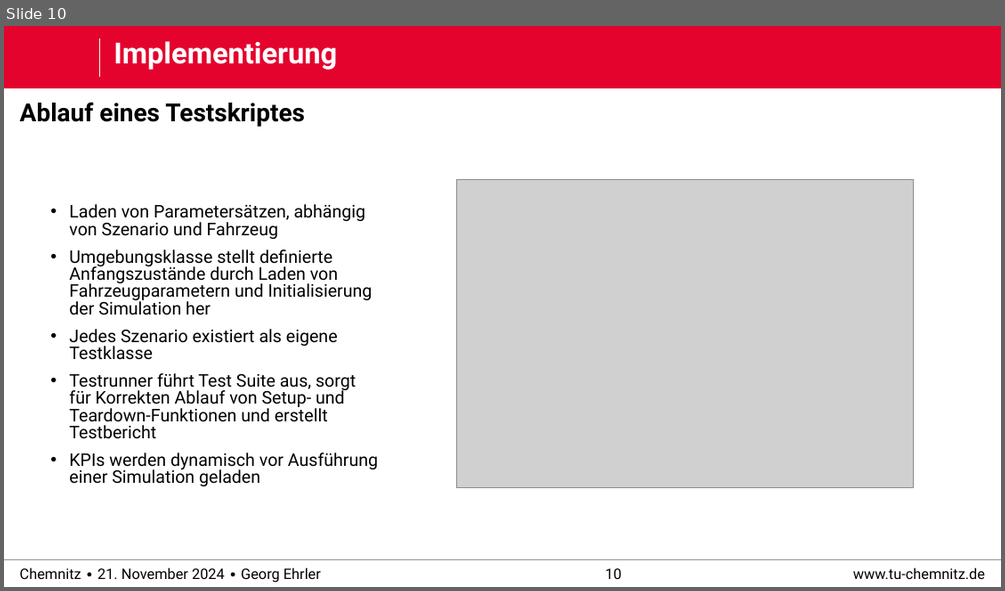
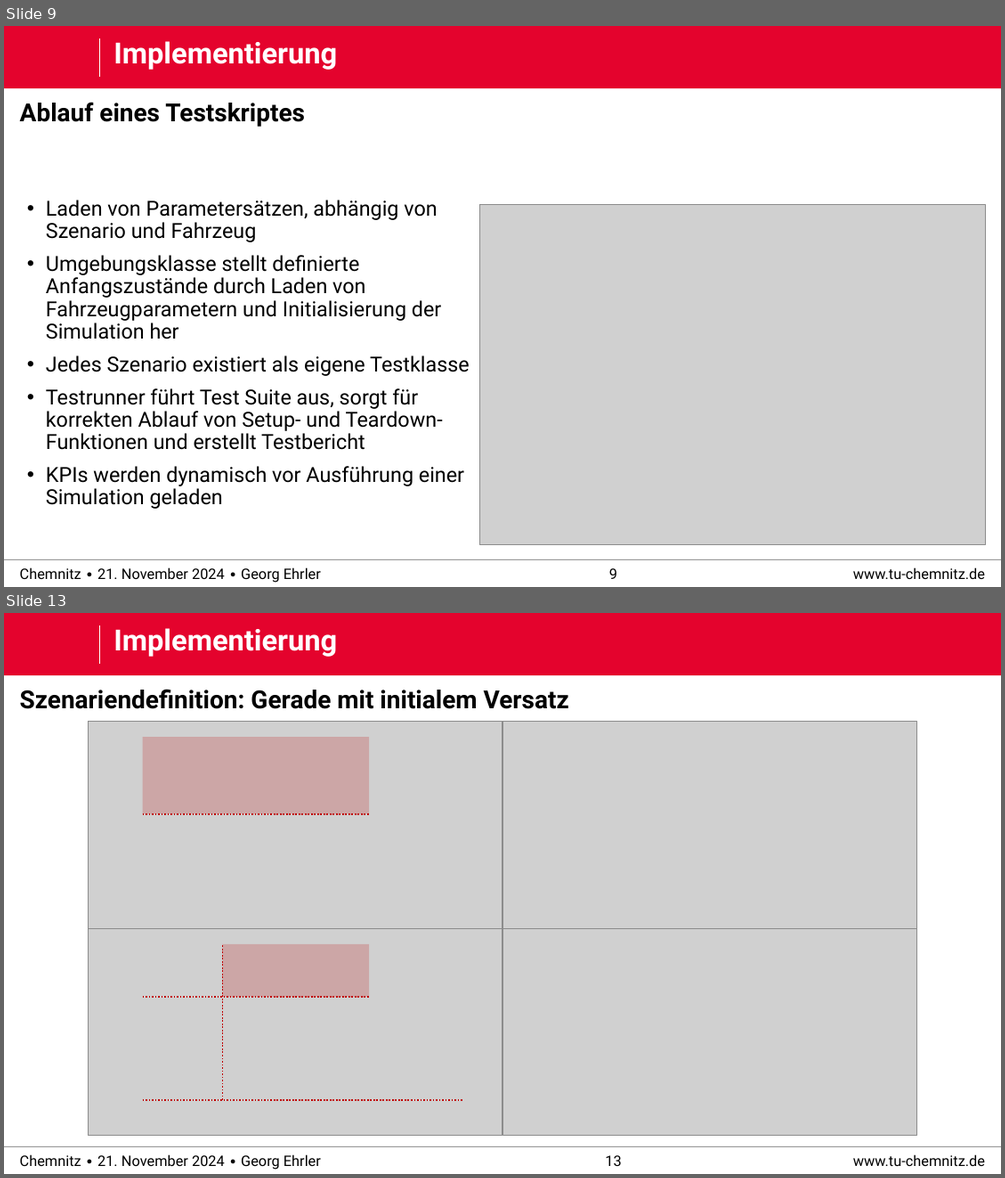
Before and after one commit to derEhrler/ACSDthesis_edited, a slide deck: defense/praktikum_defense.pptx. Shown one above the other, each under a label of ours: slide 10 before the commit, slides 9 and 13 after it; the slides between them are not shown. The pictures are 1005x591 and 1005x1178 pixels, drawn with LibreOffice and Linux fonts; fonts in the diff are those of the drawing; grey boxes stand for pictures; background and template pictures are left out. Boxes give left, top, right and bottom in pixels: in the first picture for what was removed or moved away, otherwise in the second. Text is boxed around its words. In the diff, an @@ line names an element or a change of style, - is before the commit and + after.

Commit message:
Version: test zu moreno

```diff
--- a/defense/praktikum_defense.pptx
+++ b/defense/praktikum_defense.pptx
@@ slide 13 added at [4, 613, 1001, 1174], background #FFFFFF; not listed: 6 template elements that a slide beside it also shows @@
@@ title added at [113, 628, 337, 657], 28 pt, text #FFFFFF, bold @@
+Implementierung
@@ text added at [20, 689, 569, 709], 24 pt, text #000000, bold @@
+Szenariendefinition: Gerade mit initialem Versatz
@@ picture added at [89, 721, 502, 928] @@
@@ rectangle added at [142, 737, 369, 814], fill #C00000 at 20% opacity @@
@@ picture added at [502, 721, 917, 928] @@
@@ line added from (142, 814) to (369, 814), #C00000 1.5 pt dashed @@
@@ picture added at [89, 929, 502, 1135] @@
@@ picture added at [502, 929, 917, 1135] @@
@@ line added from (222, 1100) to (222, 944), #C00000 1.5 pt dashed @@
@@ rectangle added at [222, 944, 369, 997], fill #C00000 at 20% opacity @@
@@ line added from (142, 997) to (369, 997), #C00000 1.5 pt dashed @@
@@ line added from (142, 1100) to (463, 1100), #C00000 1.5 pt dashed @@
@@ what was slide 10 is now slide 9 @@
@@ slide 9 changed as well @@
@@ text "Laden von Parametersätzen, abhängig von ...": place and size @@
-text "Laden von Parametersätzen, abhängig von ..." at [69, 204, 378, 486]
+text "Laden von Parametersätzen, abhängig von ..." at [46, 200, 469, 508]
@@ text at [46, 200, 469, 508]: size 16.8 to 20 pt, bold off in "Laden von Parametersätzen, abhängig von Szenario und ...", "Umgebungsklasse stellt definierte Anfangszustände durch Lade ...", "Jedes Szenario existiert als eigene Testklasse", "KPIs werden dynamisch vor Ausführung einer Simulation ..."; bullet none to •; line spacing 0.82 to 0.9 @@
@@ picture: place and size @@
-picture at [457, 180, 914, 487]
+picture at [479, 205, 986, 545]
@@ text at [46, 388, 443, 450]: text changed; size 16.8 to 20 pt; bold off @@
-Testrunner führt Test Suite aus, sorgt für Korrekten Ablauf von Setup- und Teardown-Funktionen und erstellt Testbericht
+• Testrunner führt Test Suite aus, sorgt für korrekten Ablauf von Setup- und Teardown-Funktionen und erstellt Testbericht
@@ page number at [609, 568, 617, 579]: text changed @@
-10
+9
```
Also in this commit, not shown: 12 other slides changed, 4 other slides added, 5 slides removed, 7 other files.
